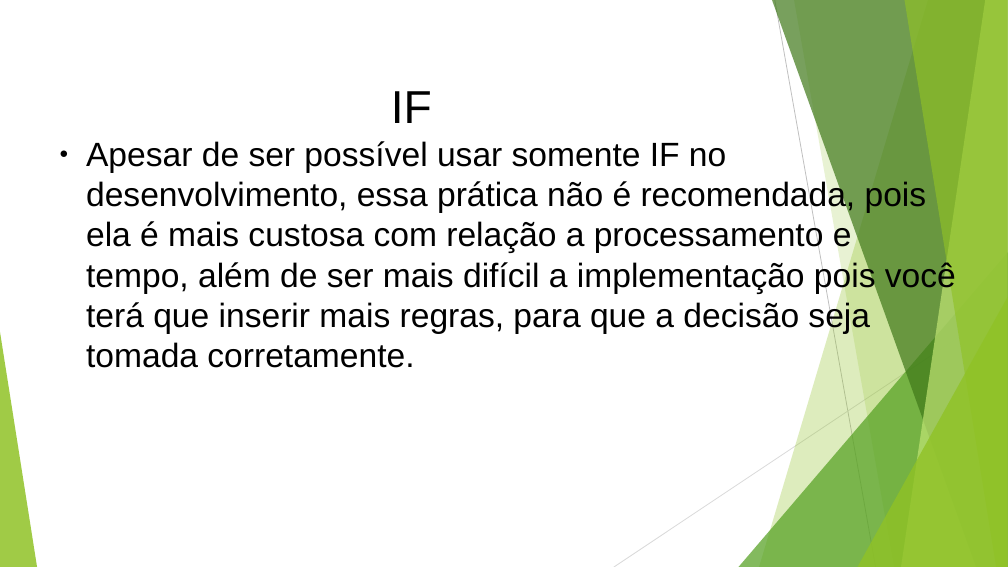
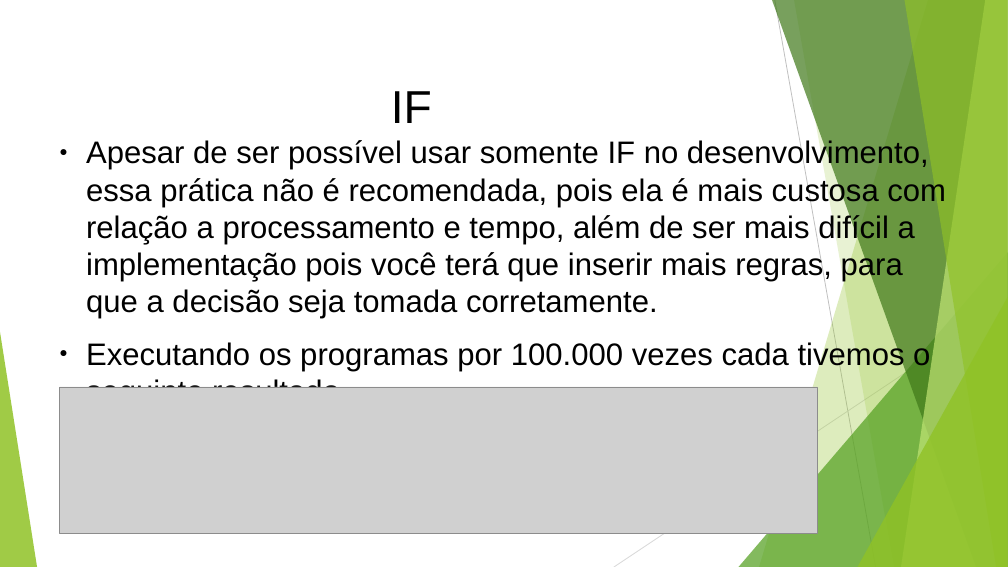
Before and after one commit to profdouglasifsp/LOG-estruturasDeDecisao, a slide deck: slide 14 of logicaDeProgramaçãoEstruturasDeDecisao.odp. Drawn at 1008x567 pixels with LibreOffice and Linux fonts; fonts in the diff are those of the drawing; grey boxes stand for pictures. Boxes give left, top, right and bottom in pixels: in the first picture for what was removed or moved away, otherwise in the second. Text is boxed around its words. In the diff, an @@ line names an element or a change of style, - is before the commit and + after.

```diff
--- a/logicaDeProgramaçãoEstruturasDeDecisao.odp
+++ b/logicaDeProgramaçãoEstruturasDeDecisao.odp
@@ text at (86, 139, 946, 319): size 32 to 29.6 pt in "Apesar de ser possível usar somente IF ..." @@
@@ text at (86, 340, 930, 371): paragraph added @@
+● Executando os programas por 100.000 vezes cada tivemos o seguinte resultado.
@@ picture added at (60, 387, 818, 533) @@
```
Also in this commit, not shown: 1 other slide changed, 4 other files.
